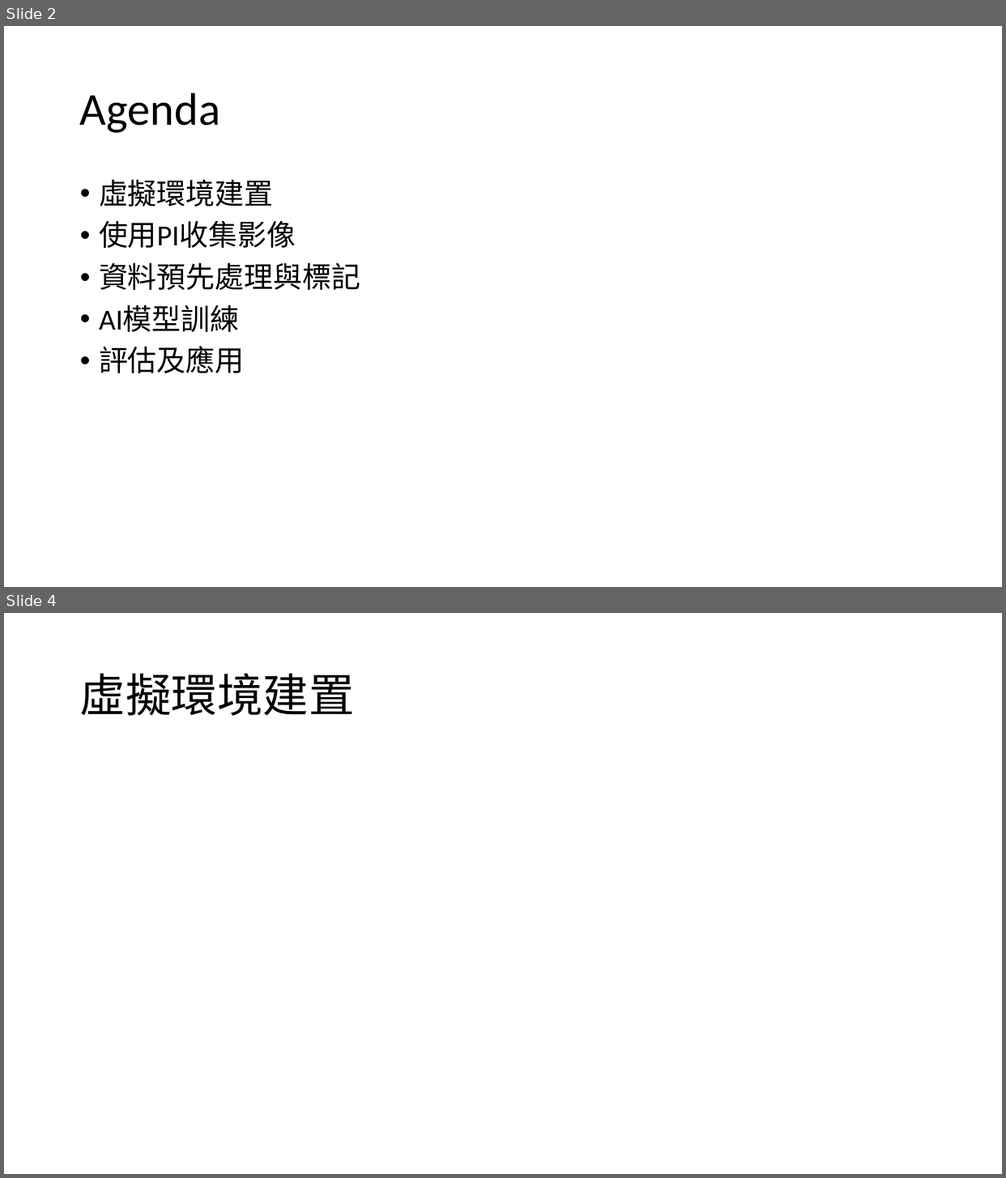
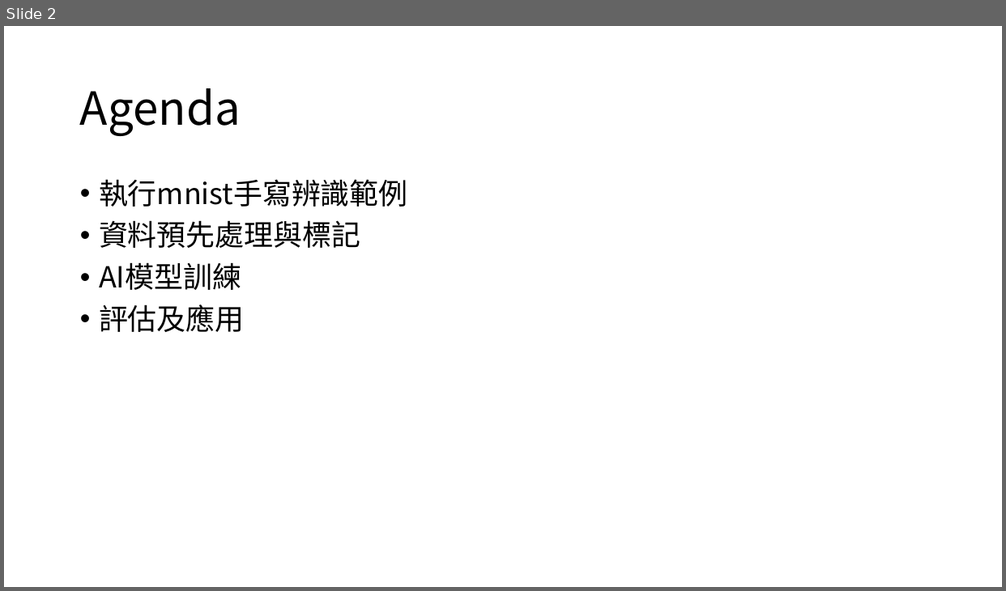
Before and after one commit to dondon1895/AI, a slide deck: Interim_report/G080A010_莊東樺_期中報告_20200430.pptx. Shown one above the other, each under a label of ours: slides 2 and 4 before the commit, slide 2 after it; the slides between them are not shown. The pictures are 1006x1178 and 1006x591 pixels, drawn with LibreOffice and Linux fonts; fonts in the diff are those of the drawing. Boxes give left, top, right and bottom in pixels: in the first picture for what was removed or moved away, otherwise in the second. Text is boxed around its words. In the diff, an @@ line names an element or a change of style, - is before the commit and + after.

```diff
--- a/Interim_report/G080A010_莊東樺_期中報告_20200430.pptx
+++ b/Interim_report/G080A010_莊東樺_期中報告_20200430.pptx
@@ slide 4 removed at bbox=[4, 613, 1002, 1174], background #FFFFFF @@
@@ title removed at bbox=[80, 673, 355, 716] @@
-虛擬環境建置
@@ slide 2 changed as well @@
@@ title "Agenda" at bbox=[80, 88, 241, 136]: font Calibri to Noto Sans CJK SC @@
@@ text at bbox=[99, 179, 408, 207]: text changed; font Calibri to Noto Sans CJK SC @@
-• 虛擬環境建置
-• 使用PI收集影像
+• 執行mnist手寫辨識範例
@@ text at bbox=[99, 220, 360, 332]: font Calibri to Noto Sans CJK SC in "資料預先處理與標記", "AI模型訓練", "評估及應用" @@
```
Also in this commit, not shown: 1 other slide changed, 6 slides added, 1 other slide removed.
